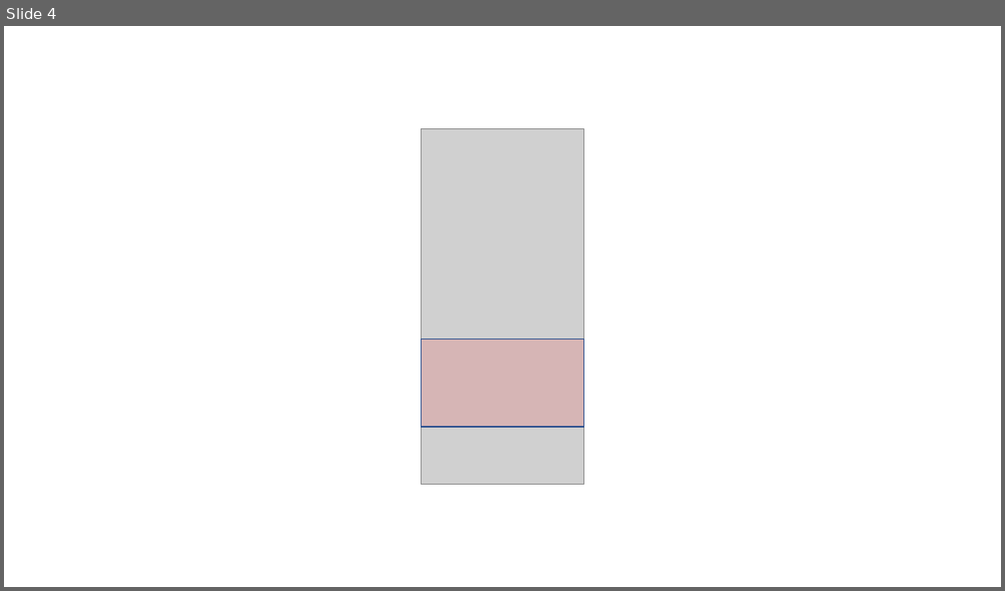
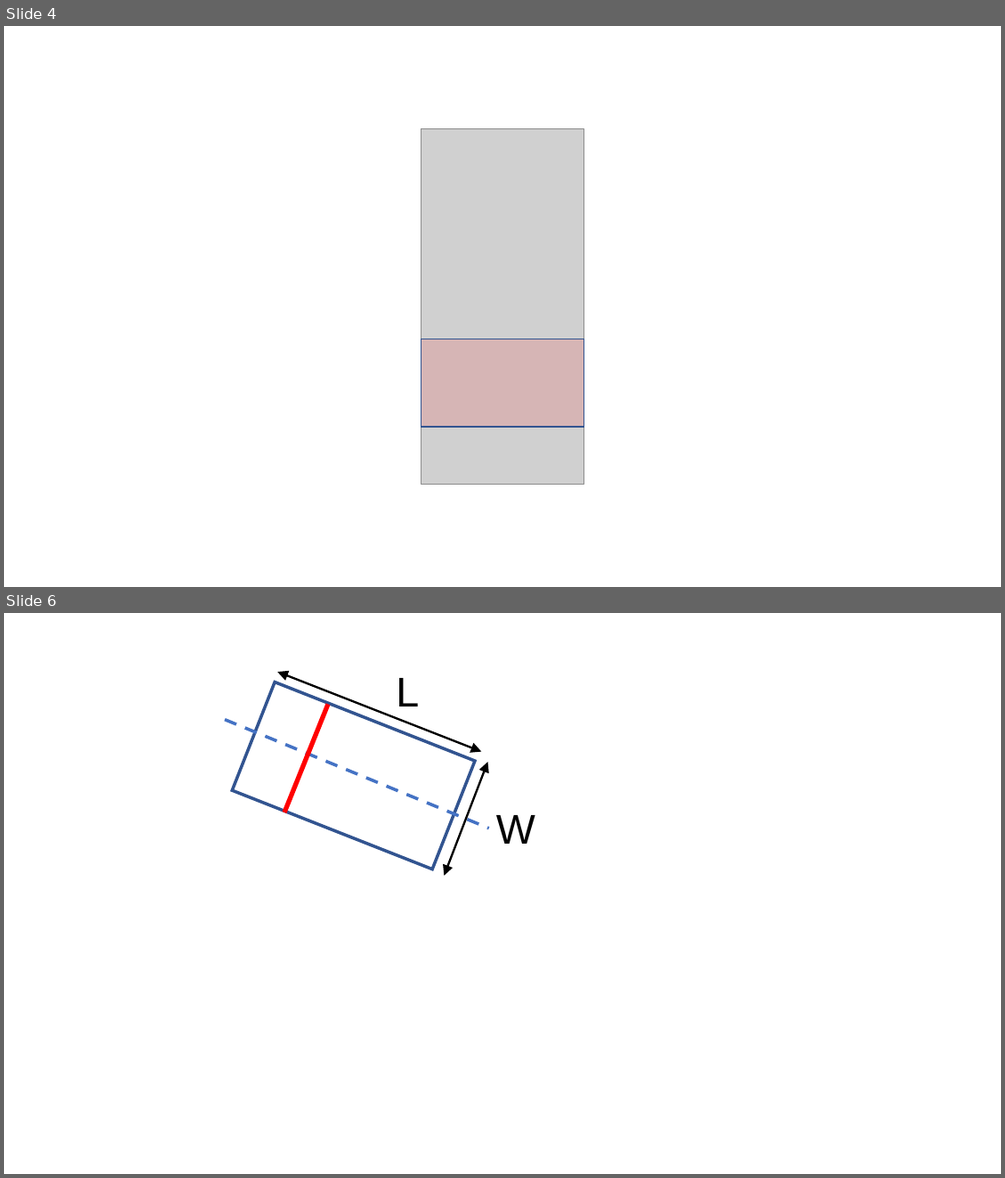
Before and after one commit to smXplorer/AlliGator, a slide deck: docs/source/images/AlliGator Manual Edited Images.pptx. Shown one above the other, each under a label of ours: slide 4 before the commit, slides 4 and 6 after it; the slides between them are not shown. The pictures are 1005x591 and 1005x1178 pixels, drawn with LibreOffice and Linux fonts; fonts in the diff are those of the drawing; grey boxes stand for pictures. Boxes give left, top, right and bottom in pixels: in the first picture for what was removed or moved away, otherwise in the second. Text is boxed around its words. In the diff, an @@ line names an element or a change of style, - is before the commit and + after.

```diff
--- a/docs/source/images/AlliGator Manual Edited Images.pptx
+++ b/docs/source/images/AlliGator Manual Edited Images.pptx
@@ slide 6 added at (4, 613, 1001, 1174), background #FFFFFF @@
@@ rectangle added at (233, 682, 476, 869), outline #325491 3 pt @@
@@ double arrow added from (278, 672) to (481, 751), #000000 2 pt @@
@@ text added at (396, 678, 419, 706), 40 pt, text #000000 @@
+L
@@ line added from (225, 719) to (488, 828), #4472C4 3 pt dashed @@
@@ line added from (328, 705) to (284, 812), #FF0000 4.5 pt @@
@@ double arrow added from (445, 876) to (488, 762), #000000 2 pt @@
@@ text added at (496, 815, 535, 844), 40 pt, text #000000 @@
+W
```
Also in this commit, not shown: 1 other slide added, 34 other files.
